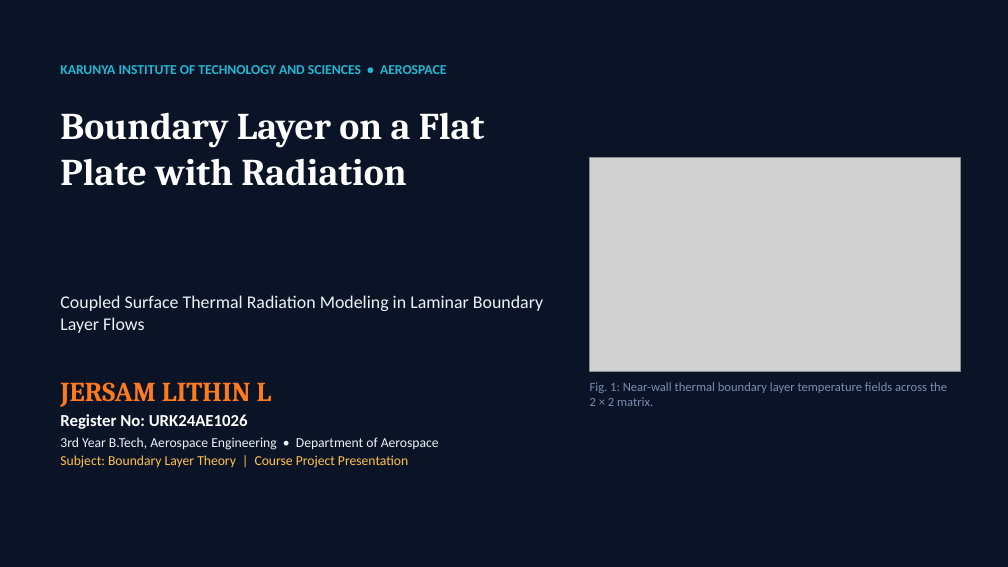
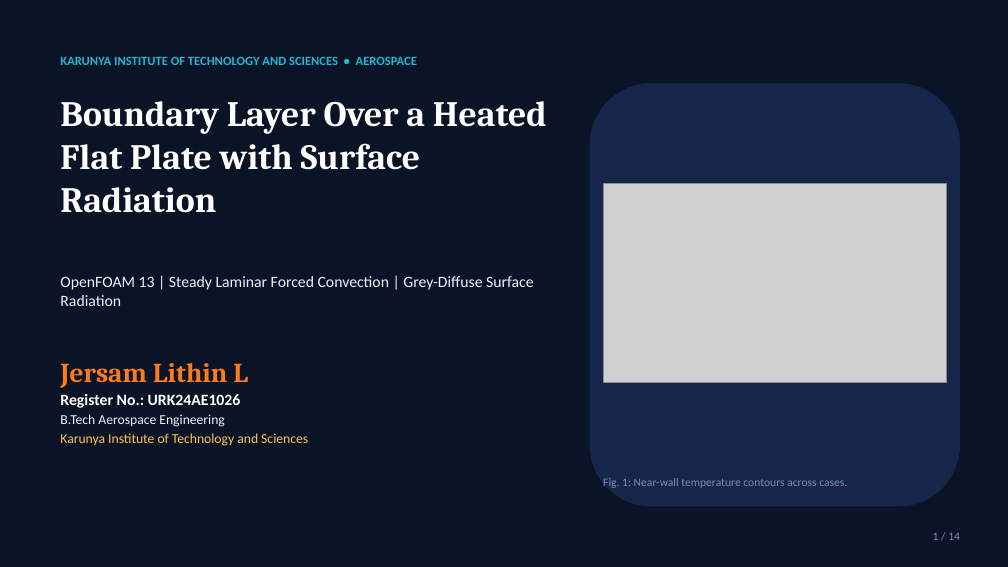
Before and after one commit to Jersam-l/flat-plate-with-radiation-cfd, a slide deck: slide 1 of Flat_Plate_Radiation_CFD_Pitch.pptx. Drawn at 1008x567 pixels with LibreOffice and Linux fonts; fonts in the diff are those of the drawing; grey boxes stand for pictures. Boxes give left, top, right and bottom in pixels: in the first picture for what was removed or moved away, otherwise in the second. Text is boxed around its words. In the diff, an @@ line names an element or a change of style, - is before the commit and + after.

Commit message:
fix(scientific-review): align technical content, 14-slide deck, and research paper with simulation evidence and discrepancy disclosures

```diff
--- a/Flat_Plate_Radiation_CFD_Pitch.pptx
+++ b/Flat_Plate_Radiation_CFD_Pitch.pptx
@@ text "KARUNYA INSTITUTE OF TECHNOLOGY AND ...": place and size @@
-text "KARUNYA INSTITUTE OF TECHNOLOGY AND ..." at [60,65,446,74]
+text "KARUNYA INSTITUTE OF TECHNOLOGY AND ..." at [60,56,417,65]
@@ text "KARUNYA INSTITUTE OF TECHNOLOGY AND ..." at [60,56,417,65]: size 13 to 12 pt @@
@@ rounded rectangle added at [590,83,960,507], fill #16264A @@
@@ text at [60,101,547,213]: text changed; size 36 to 34 pt @@
-Boundary Layer on a Flat Plate with Radiation
+Boundary Layer Over a Heated Flat Plate with Surface Radiation
@@ picture: place and size @@
-picture at [590,157,960,371]
+picture at [603,184,947,383]
@@ text at [60,276,533,306]: text changed; size 17 to 15 pt @@
-Coupled Surface Thermal Radiation Modeling in Laminar Boundary Layer Flows
+OpenFOAM 13 | Steady Laminar Forced Convection | Grey-Diffuse Surface Radiation
@@ text at [60,363,308,446]: text changed; text colour #EEF2F7 to #FFC24B @@
-JERSAM LITHIN L
-Register No: URK24AE1026
-3rd Year B.Tech, Aerospace Engineering • Department of Aerospace
-Subject: Boundary Layer Theory | Course Project Presentation
+Jersam Lithin L
+Register No.: URK24AE1026
+B.Tech Aerospace Engineering
+Karunya Institute of Technology and Sciences
@@ text at [603,478,847,488]: text changed; size 12 to 11 pt @@
-Fig. 1: Near-wall thermal boundary layer temperature fields across the 2 × 2 matrix.
+Fig. 1: Near-wall temperature contours across cases.
@@ text added at [933,532,960,540], 11 pt, text #7C8DB5 @@
+1 / 14
```
Also in this commit, not shown: 13 slides added, 13 slides removed, 41 other files.
